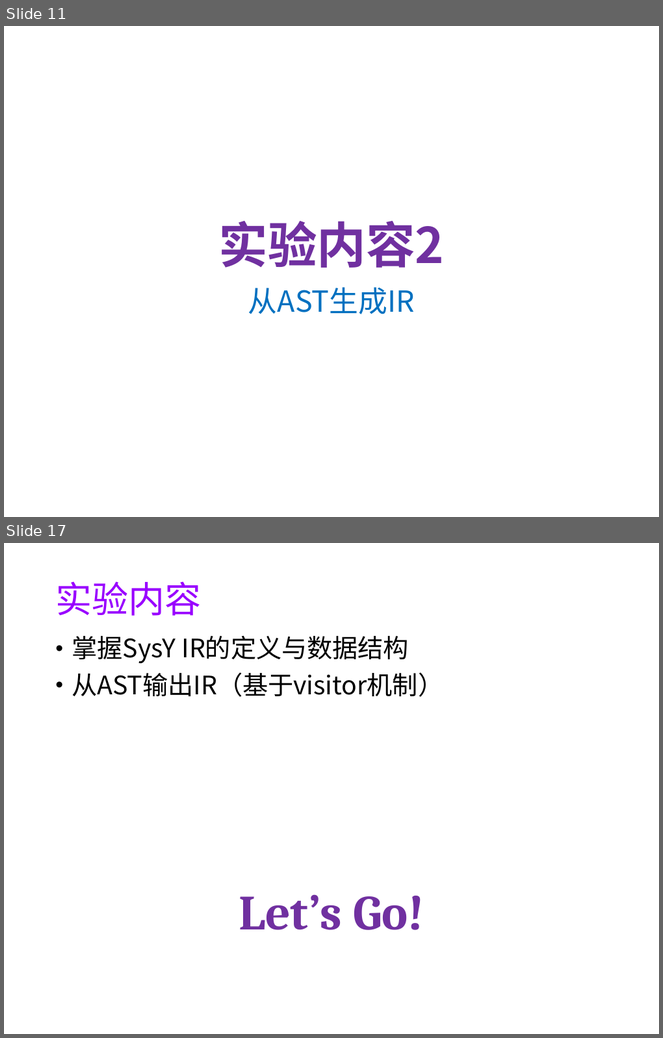
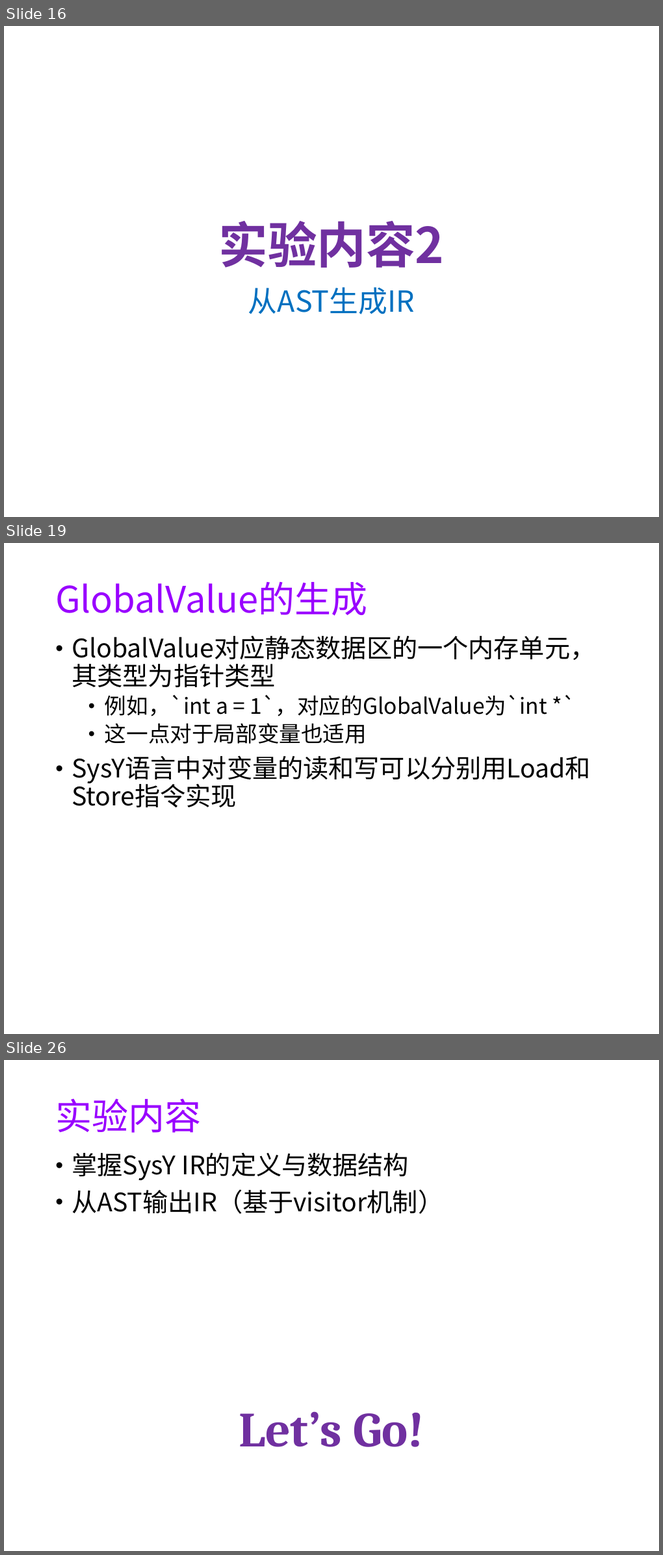
Before and after one commit to WangQingzhe/Sysy-compiler, a slide deck: doc/exp02-ir.pptx. Shown one above the other, each under a label of ours: slides 11 and 17 before the commit, slides 16, 19 and 26 after it; the slides between them are not shown. The pictures are 663x1038 and 663x1555 pixels, drawn with LibreOffice and Linux fonts; fonts in the diff are those of the drawing; background and template pictures are left out. Boxes give left, top, right and bottom in pixels: in the first picture for what was removed or moved away, otherwise in the second. Text is boxed around its words. In the diff, an @@ line names an element or a change of style, - is before the commit and + after.

```diff
--- a/doc/exp02-ir.pptx
+++ b/doc/exp02-ir.pptx
@@ slide 19 added at bbox=[4, 543, 659, 1034], background #FFFFFF @@
@@ title added at bbox=[55, 582, 367, 616], 40 pt, text #9900FF @@
+GlobalValue的生成
@@ text added at bbox=[72, 636, 596, 744], 28 pt, text #000000 @@
+• GlobalValue对应静态数据区的一个内存单元，其类型为指针类型
+  • 例如，`int a = 1`，对应的GlobalValue为`int *`
+  • 这一点对于局部变量也适用
+• SysY语言中对变量的读和写可以分别用Load和Store指令实现
@@ what was slide 11 is now slide 16 @@
@@ what was slide 17 is now slide 26 @@
```
Also in this commit, not shown: 1 slide changed, 18 other slides added, 10 slides removed.
